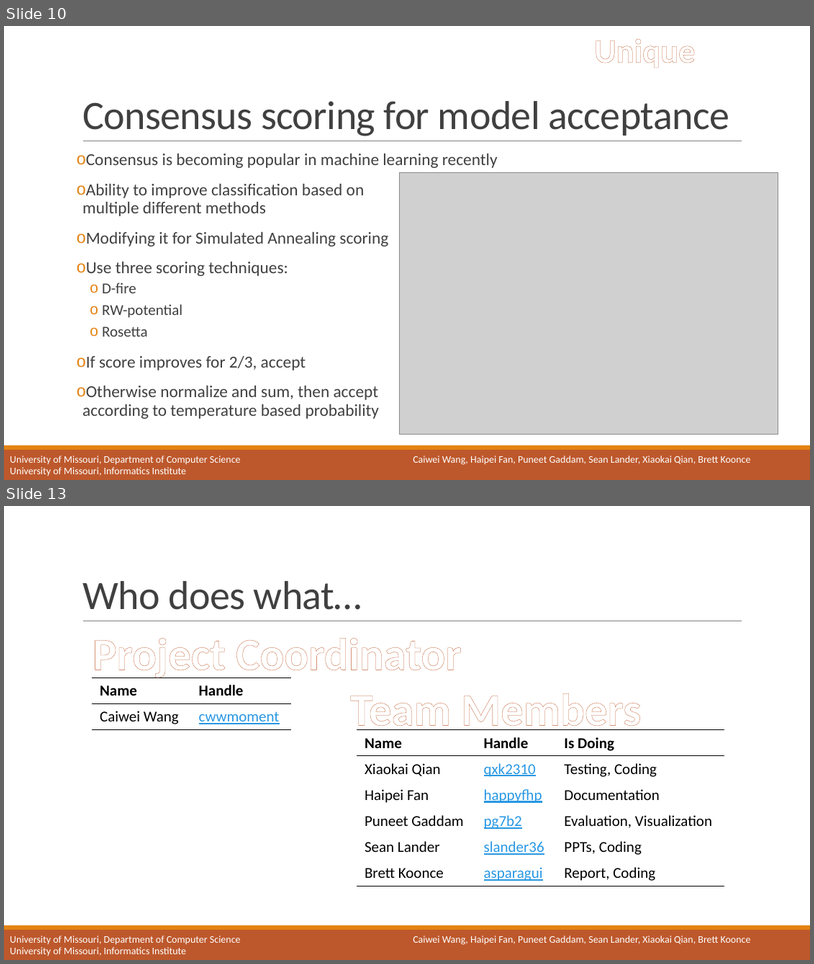
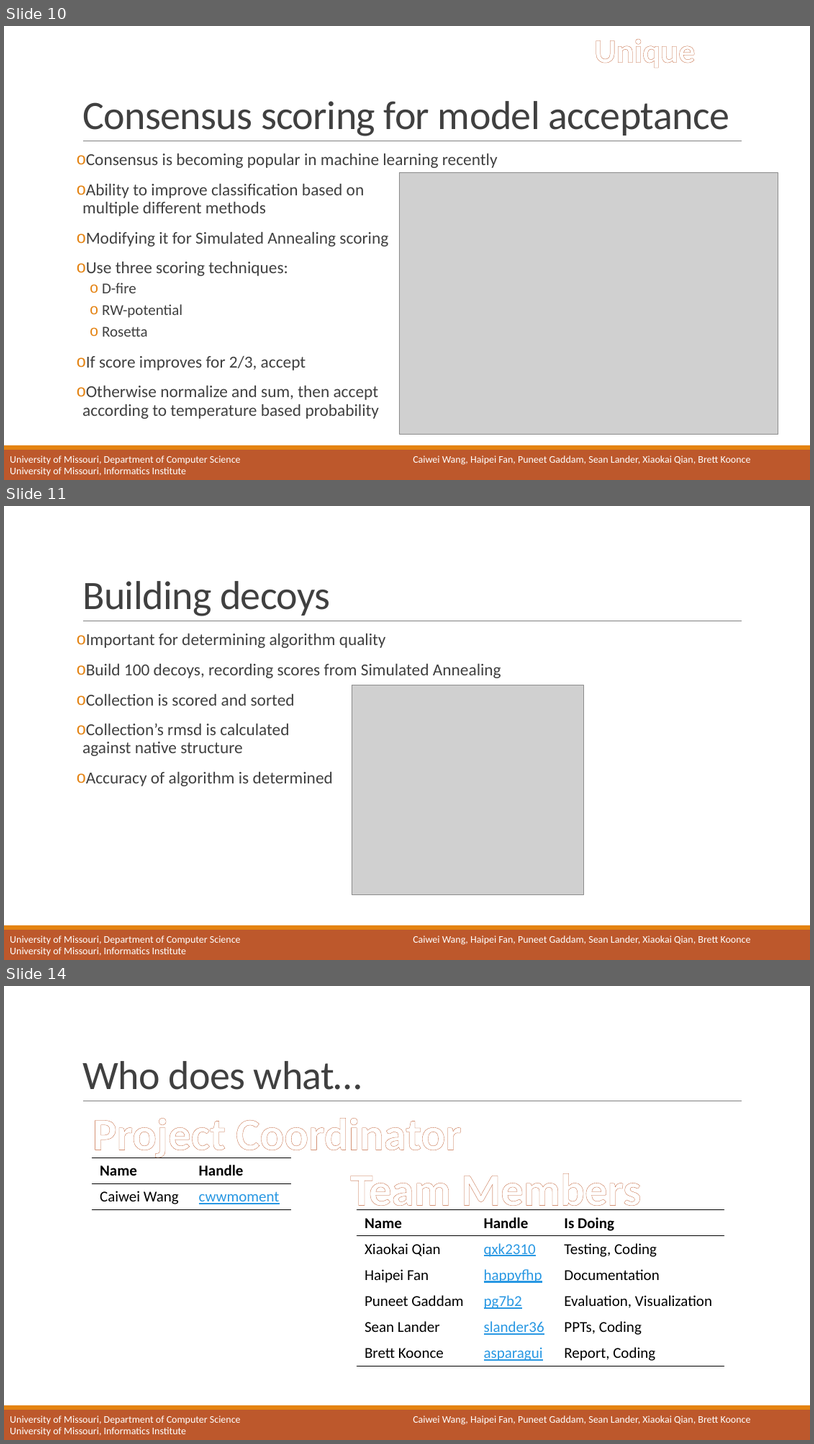
Before and after one commit to MizzouCMMSGroup1/TFPyModeller, a slide deck: doc/TFPyModeller Project Presentation.pptx. Shown one above the other, each under a label of ours: slides 10 and 13 before the commit, slides 10, 11 and 14 after it; the slides between them are not shown. The pictures are 814x964 and 814x1444 pixels, drawn with LibreOffice and Linux fonts; fonts in the diff are those of the drawing; grey boxes stand for pictures; background and template pictures are left out. Boxes give left, top, right and bottom in pixels: in the first picture for what was removed or moved away, otherwise in the second. Text is boxed around its words. In the diff, an @@ line names an element or a change of style, - is before the commit and + after.

```diff
--- a/doc/TFPyModeller Project Presentation.pptx
+++ b/doc/TFPyModeller Project Presentation.pptx
@@ slide 11 added at (4, 506, 810, 960), background #FFFFFF; not listed: 5 template elements that a slide beside it also shows @@
@@ title added at (82, 581, 330, 616), 48 pt, text #404040 @@
+Building decoys
@@ text added at (82, 633, 502, 786), 20 pt, text #404040 @@
+o Important for determining algorithm quality
+o Build 100 decoys, recording scores from Simulated Annealing
+o Collection is scored and sorted
+o Collection’s rmsd is calculated
+  against native structure
+o Accuracy of algorithm is determined
@@ picture added at (352, 685, 584, 894) @@
@@ what was slide 13 is now slide 14 @@
```
Also in this commit, not shown: 2 slides changed, 1 other slide added, 1 slide removed, 1 other file.
